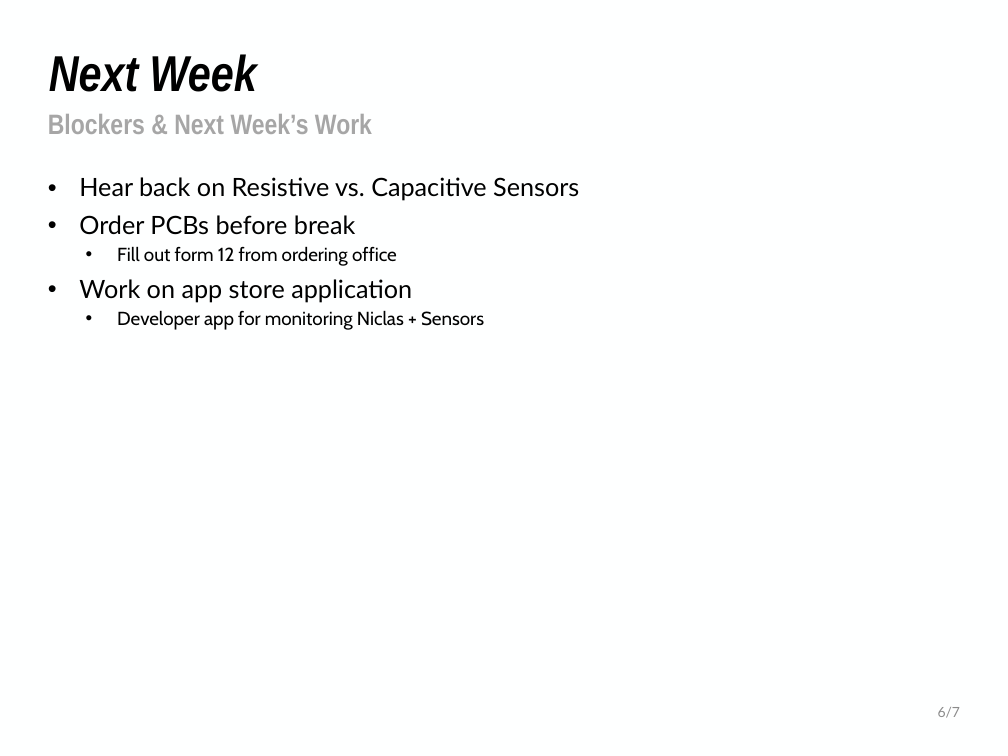
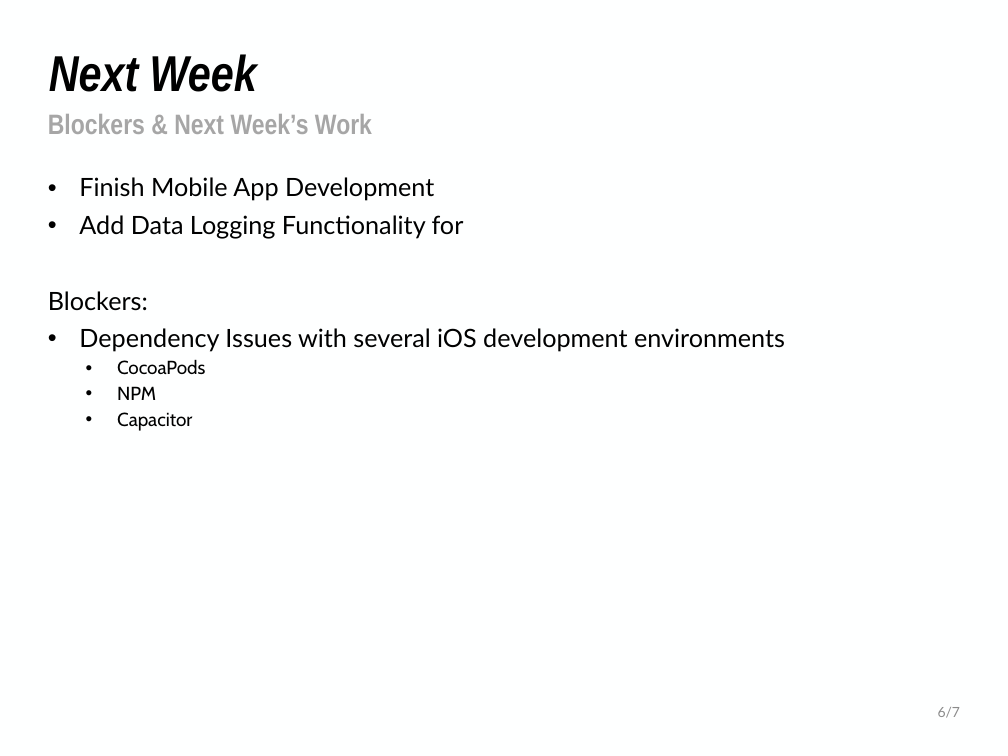
Before and after one commit to NHuang58/Biomedical_Device_PCB, a slide deck: slide 7 of Documentation/Slides/Week_11.pptx (slide 8 before the commit). Drawn at 1008x756 pixels with LibreOffice and Linux fonts; fonts in the diff are those of the drawing; background and template pictures are left out. Boxes give left, top, right and bottom in pixels: in the first picture for what was removed or moved away, otherwise in the second. Text is boxed around its words. In the diff, an @@ line names an element or a change of style, - is before the commit and + after.

```diff
--- a/Documentation/Slides/Week_11.pptx
+++ b/Documentation/Slides/Week_11.pptx
@@ text at box(48, 177, 785, 431): text changed @@
-• Hear back on Resistive vs. Capacitive Sensors
-• Order PCBs before break
-  • Fill out form 12 from ordering office
-• Work on app store application
-  • Developer app for monitoring Niclas + Sensors
+• Finish Mobile App Development
+• Add Data Logging Functionality for
+Blockers:
+• Dependency Issues with several iOS development environments
+  • CocoaPods
+  • NPM
+  • Capacitor
```
Also in this commit, not shown: 3 other slides changed, 3 slides added, 4 slides removed, 2 other files.
